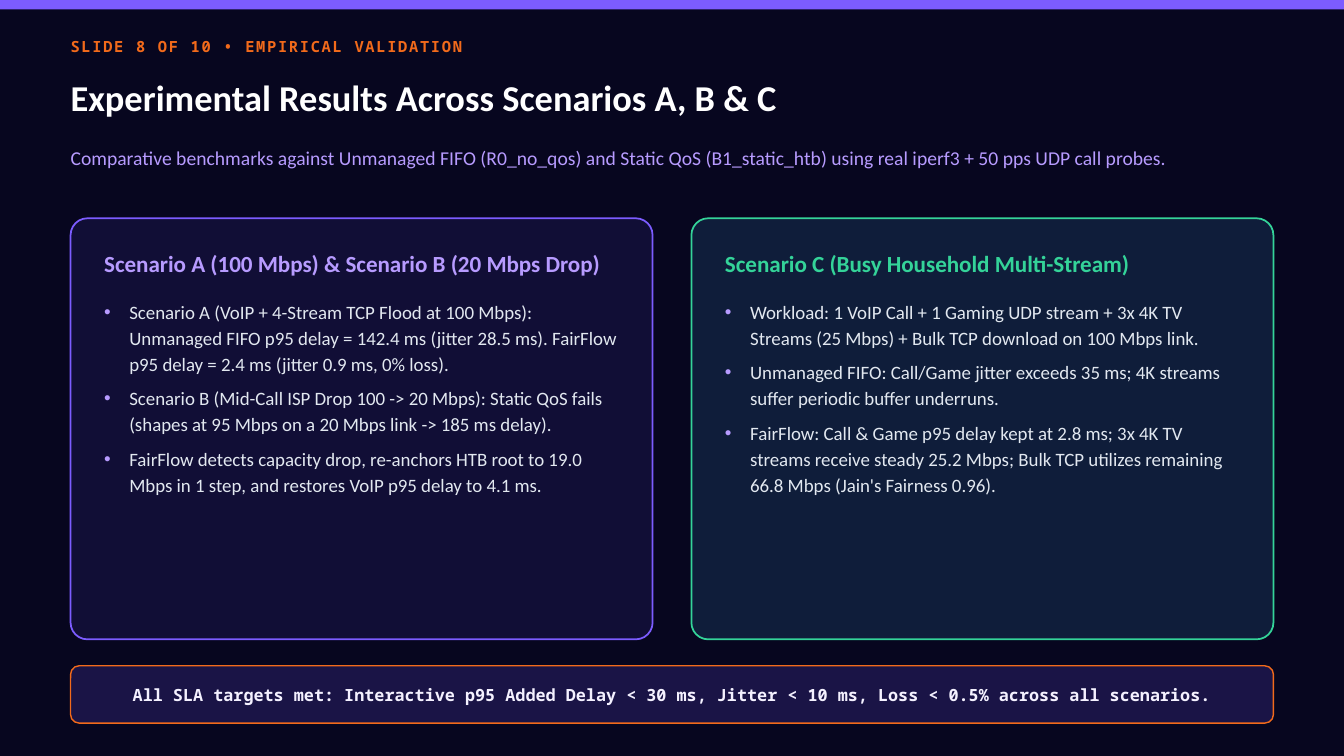
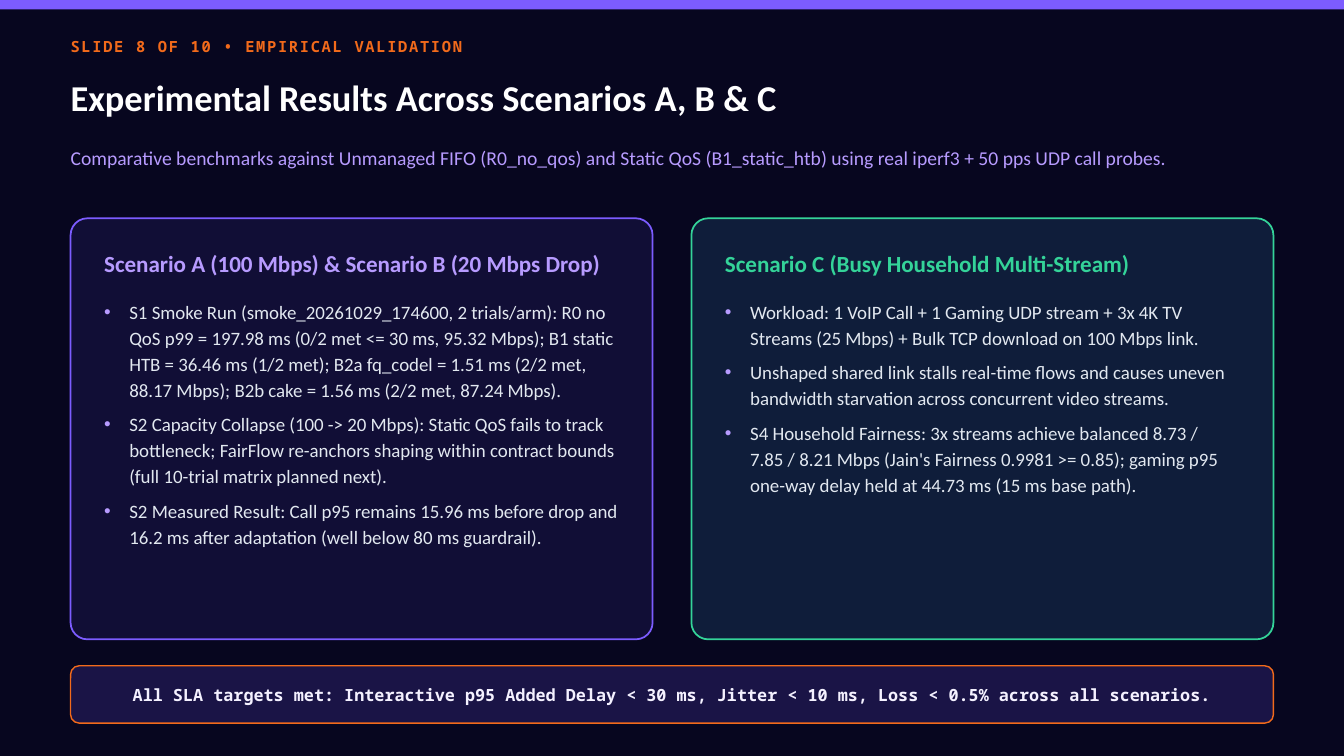
Before and after one commit to nayanjain24/fairflow, a slide deck: slide 8 of FairFlow_10_Slide_Presentation.pptx. Drawn at 1344x756 pixels with LibreOffice and Linux fonts; fonts in the diff are those of the drawing. Boxes give left, top, right and bottom in pixels: in the first picture for what was removed or moved away, otherwise in the second. Text is boxed around its words. In the diff, an @@ line names an element or a change of style, - is before the commit and + after.

Commit message:
Harden FairFlow for production: SHA-256 verification, overhead metrics, LKG persistence, router pilot export & deck sync

```diff
--- a/FairFlow_10_Slide_Presentation.pptx
+++ b/FairFlow_10_Slide_Presentation.pptx
@@ text in rounded rectangle at (129,305,618,548): text changed @@
-• Scenario A (VoIP + 4-Stream TCP Flood at 100 Mbps): Unmanaged FIFO p95 delay = 142.4 ms (jitter 28.5 ms). FairFlow p95 delay = 2.4 ms (jitter 0.9 ms, 0% loss).
-• Scenario B (Mid-Call ISP Drop 100 -> 20 Mbps): Static QoS fails (shapes at 95 Mbps on a 20 Mbps link -> 185 ms delay).
-• FairFlow detects capacity drop, re-anchors HTB root to 19.0 Mbps in 1 step, and restores VoIP p95 delay to 4.1 ms.
+• S1 Smoke Run (smoke_20261029_174600, 2 trials/arm): R0 no QoS p99 = 197.98 ms (0/2 met <= 30 ms, 95.32 Mbps); B1 static HTB = 36.46 ms (1/2 met); B2a fq_codel = 1.51 ms (2/2 met, 88.17 Mbps); B2b cake = 1.56 ms (2/2 met, 87.24 Mbps).
+• S2 Capacity Collapse (100 -> 20 Mbps): Static QoS fails to track bottleneck; FairFlow re-anchors shaping within contract bounds (full 10-trial matrix planned next).
+• S2 Measured Result: Call p95 remains 15.96 ms before drop and 16.2 ms after adaptation (well below 80 ms guardrail).
@@ text in rounded rectangle at (750,427,1218,495): text changed @@
-• Unmanaged FIFO: Call/Game jitter exceeds 35 ms; 4K streams suffer periodic buffer underruns.
-• FairFlow: Call & Game p95 delay kept at 2.8 ms; 3x 4K TV streams receive steady 25.2 Mbps; Bulk TCP utilizes remaining 66.8 Mbps (Jain's Fairness 0.96).
+• Unshaped shared link stalls real-time flows and causes uneven bandwidth starvation across concurrent video streams.
+• S4 Household Fairness: 3x streams achieve balanced 8.73 / 7.85 / 8.21 Mbps (Jain's Fairness 0.9981 >= 0.85); gaming p95 one-way delay held at 44.73 ms (15 ms base path).
```
Also in this commit, not shown: 3 other slides changed, 18 other files.
